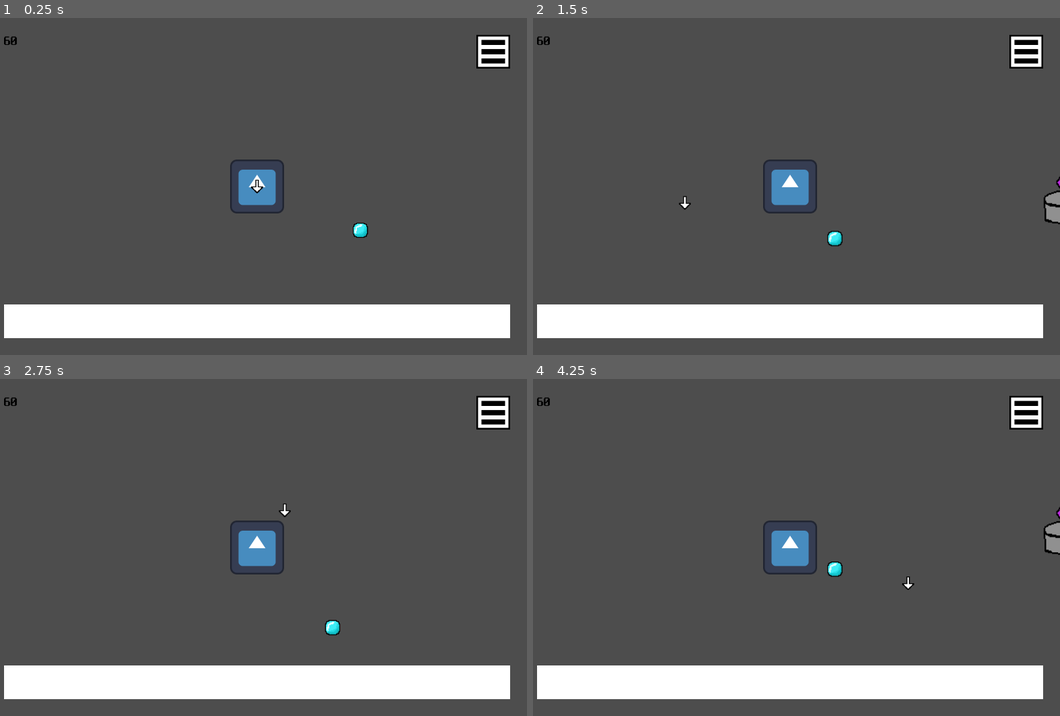
Above: before the commit, frames 1-4 (two rows, left to right).
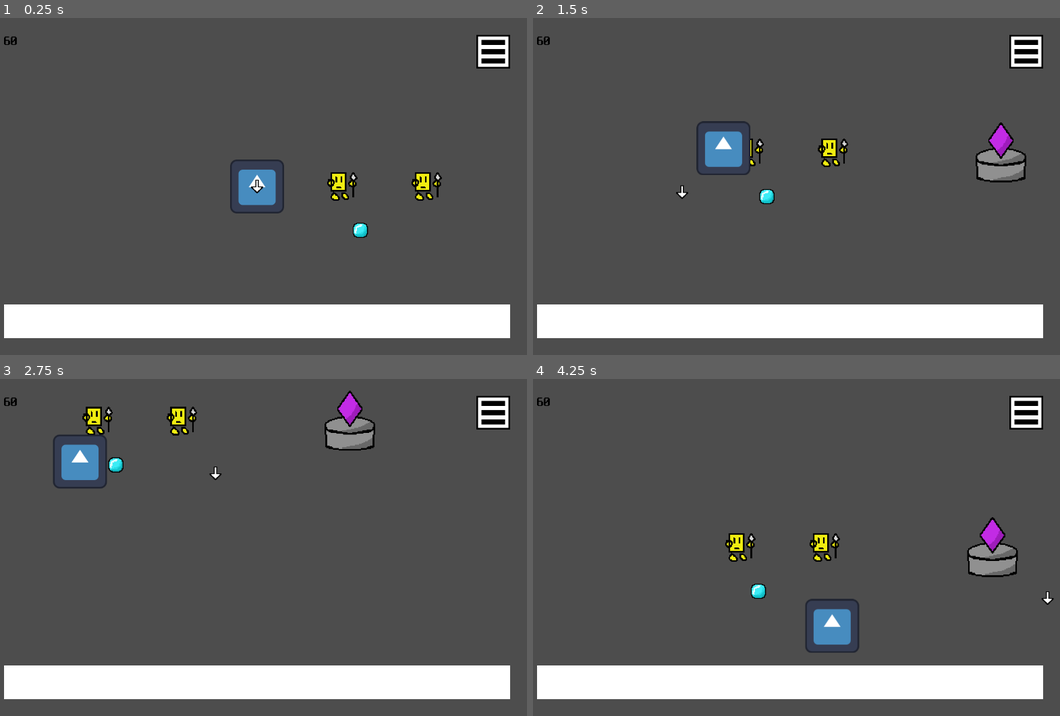
Above: after the commit, the same moments.

Repository: pupungeggang4/Godot-RTS
Game: Godot game, scene res://Scene/rts.tscn
The game is run twice, just before and just after one commit, with the same random seed, the same clock (stepped at 60 frames per second) and the same inputs. The engine's default icon, where the game draws it, is replaced by a stand-in: a white triangle on a blue panel in a dark square.
Inputs (mouse positions are in pixels of both pictures, inside the frame that each line leads up to):
- Up to frame 1 (0.25 s): no input
- Up to frame 2 (1.5 s): tap Enter at 0.5 s; move the mouse to (907, 169) at 0.52 s; hold D (right, bound only after the commit) 0.53-1.28 s; right-click (907, 169) at 0.6 s; move the mouse to (680, 203) at 1.27 s; hold S (down, bound only after the commit) from 1.28 s (still down); right-click (680, 203) at 1.35 s
- Up to frame 3 (2.75 s): move the mouse to (310, 473) at 2.02 s; release S (down, bound only after the commit) at 2.03 s; hold D (right, bound only after the commit) from 2.03 s (still down); right-click (310, 473) at 2.1 s
- Up to frame 4 (4.25 s): move the mouse to (764, 614) at 2.77 s; release D (right, bound only after the commit) at 2.78 s; hold W (up, bound only after the commit) 2.78-3.53 s; right-click (764, 614) at 2.85 s; move the mouse to (954, 598) at 3.52 s; hold A (left, bound only after the commit) from 3.53 s (still down); right-click (954, 598) at 3.6 s

The runs differ from the first frame. In frame 1, 0.6% of the frame differs, in the area x 62-84%, y 45-55%; in frame 2, 4.0%; in frame 3, 3.9%; in frame 4, 4.2%, in the area x 36-100%, y 38-82%.

Commit message:
Camera Mode

Diff:
--- a/Game/Scene/Thing/unit.tscn
+++ b/Game/Scene/Thing/unit.tscn
@@ -1,6 +1,7 @@
-[gd_scene load_steps=3 format=3 uid="uid://wm1fgm8rsrvn"]
+[gd_scene load_steps=4 format=3 uid="uid://wm1fgm8rsrvn"]
 
 [ext_resource type="Script" uid="uid://dr27i000q2aot" path="res://Script/unit.gd" id="1_iqq80"]
+[ext_resource type="Texture2D" uid="uid://c8yjnvdktmbqk" path="res://Image/Unit/Unit001.png" id="2_i8xqt"]
 
 [sub_resource type="RectangleShape2D" id="RectangleShape2D_iqq80"]
 size = Vector2(80, 80)
@@ -9,6 +10,7 @@
 script = ExtResource("1_iqq80")
 
 [node name="Sprite" type="Sprite2D" parent="."]
+texture = ExtResource("2_i8xqt")
 
 [node name="Area2D" type="Area2D" parent="."]
 
--- a/Game/Scene/rts.tscn
+++ b/Game/Scene/rts.tscn
@@ -1,8 +1,9 @@
-[gd_scene load_steps=11 format=3 uid="uid://cymb3lhhhhem4"]
+[gd_scene load_steps=12 format=3 uid="uid://cymb3lhhhhem4"]
 
 [ext_resource type="Script" uid="uid://dy01g2mcocjkn" path="res://Script/rts.gd" id="1_6bmd1"]
 [ext_resource type="Script" uid="uid://bambgho5oppsj" path="res://Script/hud.gd" id="1_42rvx"]
 [ext_resource type="Script" uid="uid://7gdgp8xlkx7d" path="res://Script/camera.gd" id="1_x3ox0"]
+[ext_resource type="PackedScene" uid="uid://wm1fgm8rsrvn" path="res://Scene/Thing/unit.tscn" id="2_8yyvq"]
 [ext_resource type="Script" uid="uid://qc48yirmksxo" path="res://Script/player.gd" id="3_6540j"]
 [ext_resource type="Texture2D" uid="uid://jjg5ky2ile3c" path="res://Image/Pointer.png" id="3_ae5vg"]
 [ext_resource type="Texture2D" uid="uid://cwptrwgl255nw" path="res://icon.svg" id="3_mcrj6"]
@@ -19,6 +20,12 @@
 [node name="Field" type="Node2D" parent="."]
 
 [node name="Unit" type="Node2D" parent="Field"]
+
+[node name="Unit1" parent="Field/Unit" instance=ExtResource("2_8yyvq")]
+position = Vector2(200, 0)
+
+[node name="Unit2" parent="Field/Unit" instance=ExtResource("2_8yyvq")]
+position = Vector2(400, 0)
 
 [node name="Projectile" type="Node2D" parent="Field"]
 
--- a/Game/Script/player.gd
+++ b/Game/Script/player.gd
@@ -6,14 +6,26 @@
 @export var speed = 200.0
 @export var hp = 60
 
+@export var camera_follow = false
+
 func _process(delta: float) -> void:
     move_player(delta)
-    adjust_camera()
+    adjust_camera(delta)
     handle_input()
 
-func adjust_camera() -> void:
-    node_camera.position.x = position.x
-    node_camera.position.y = position.y
+func adjust_camera(delta: float) -> void:
+    if camera_follow == true:
+        node_camera.position.x = position.x
+        node_camera.position.y = position.y
+    else:
+        if Input.is_action_pressed('up'):
+            node_camera.position.y -= 400.0 * delta
+        if Input.is_action_pressed('down'):
+            node_camera.position.y += 400.0 * delta
+        if Input.is_action_pressed('left'):
+            node_camera.position.x -= 400.0 * delta
+        if Input.is_action_pressed('right'):
+            node_camera.position.x += 400.0 * delta
 
 func move_player(delta: float) -> void:
     var diff = node_pointer.position - position
--- a/Game/project.godot
+++ b/Game/project.godot
@@ -33,6 +33,26 @@
 "events": [Object(InputEventMouseButton,"resource_local_to_scene":false,"resource_name":"","device":-1,"window_id":0,"a …(253 unchanged characters)…
 ]
 }
+up={
+"deadzone": 0.2,
+"events": [Object(InputEventKey,"resource_local_to_scene":false,"resource_name":"","device":-1,"window_id":0,"alt_pressed":false,"shift_pressed":false,"ctrl_pressed":false,"meta_pressed":false,"pressed":false,"keycode":0,"physical_keycode":87,"key_label":0,"unicode":119,"location":0,"echo":false,"script":null)
+]
+}
+down={
+"deadzone": 0.2,
+"events": [Object(InputEventKey,"resource_local_to_scene":false,"resource_name":"","device":-1,"window_id":0,"alt_pressed":false,"shift_pressed":false,"ctrl_pressed":false,"meta_pressed":false,"pressed":false,"keycode":0,"physical_keycode":83,"key_label":0,"unicode":115,"location":0,"echo":false,"script":null)
+]
+}
+left={
+"deadzone": 0.2,
+"events": [Object(InputEventKey,"resource_local_to_scene":false,"resource_name":"","device":-1,"window_id":0,"alt_pressed":false,"shift_pressed":false,"ctrl_pressed":false,"meta_pressed":false,"pressed":false,"keycode":0,"physical_keycode":65,"key_label":0,"unicode":97,"location":0,"echo":false,"script":null)
+]
+}
+right={
+"deadzone": 0.2,
+"events": [Object(InputEventKey,"resource_local_to_scene":false,"resource_name":"","device":-1,"window_id":0,"alt_pressed":false,"shift_pressed":false,"ctrl_pressed":false,"meta_pressed":false,"pressed":false,"keycode":0,"physical_keycode":68,"key_label":0,"unicode":100,"location":0,"echo":false,"script":null)
+]
+}
 
 [rendering]
 
Binary file added: Game/Image/Unit/Unit001.png
Not shown, added: Game/Image/Unit/Unit001.png.import
